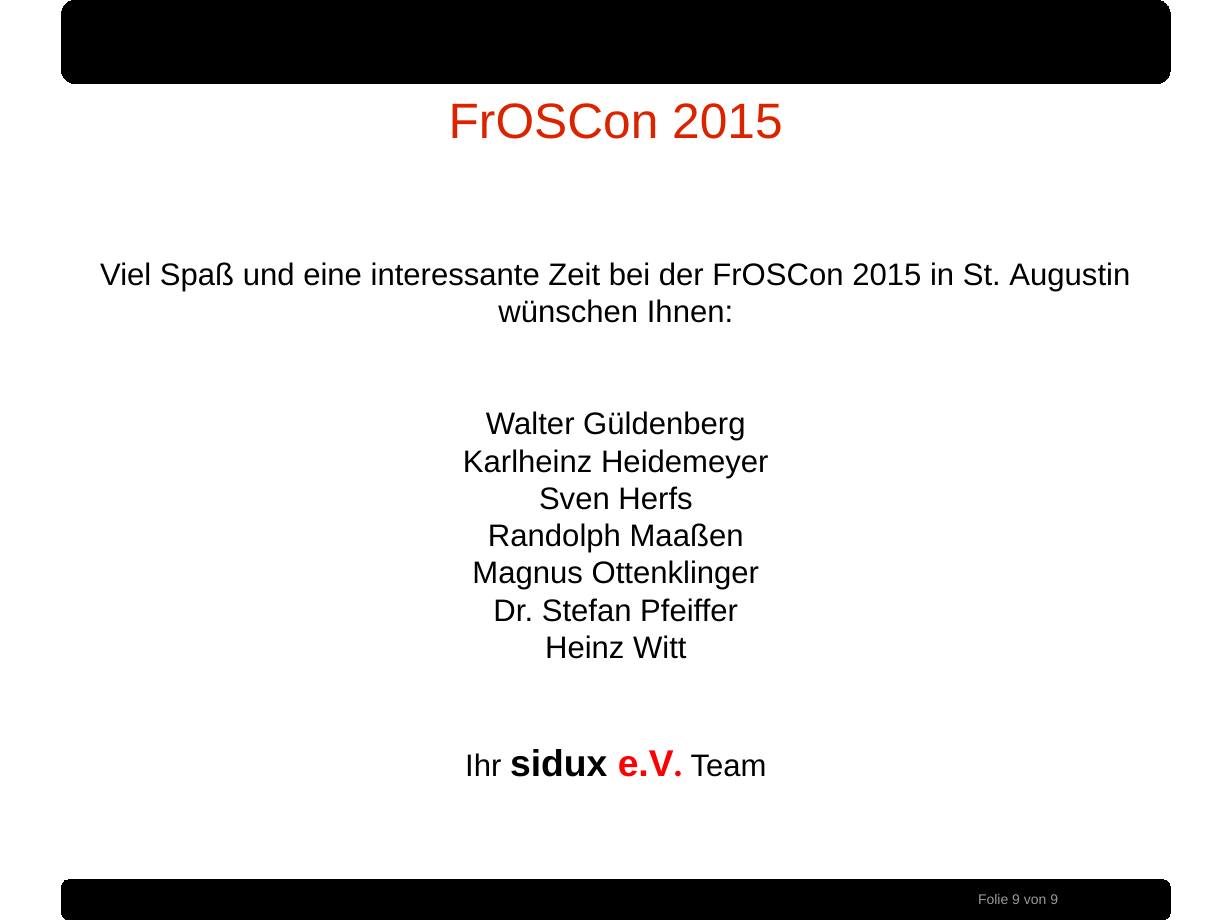
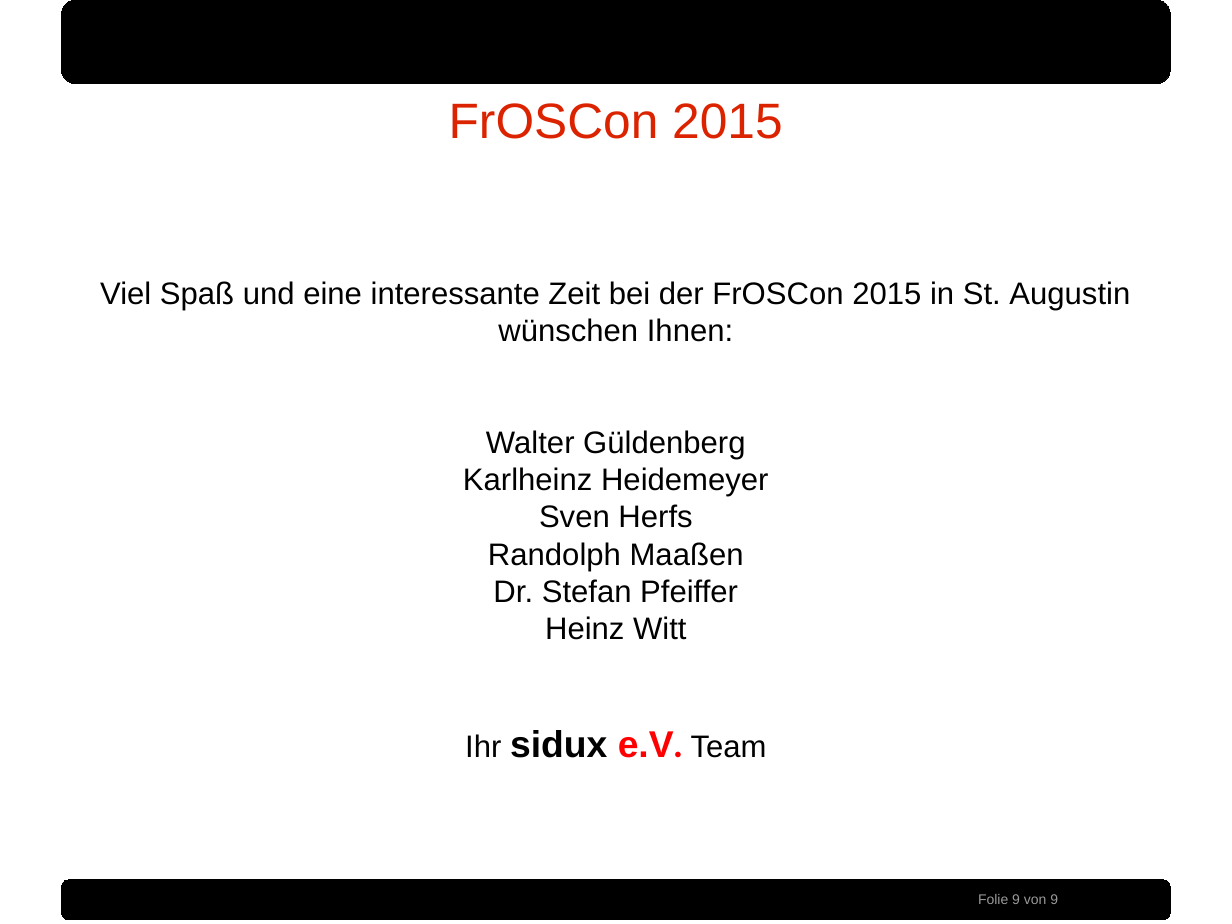
Before and after one commit to sidux-ev/praesentation, a slide deck: slide 9 of bin/froscon2015.odp. Drawn at 1232x924 pixels with LibreOffice and Linux fonts; fonts in the diff are those of the drawing; background and template pictures are left out. Boxes give left, top, right and bottom in pixels: in the first picture for what was removed or moved away, otherwise in the second. Text is boxed around its words. In the diff, an @@ line names an element or a change of style, - is before the commit and + after.

Commit message:
Del Magnus from booth-people list. Convert odp 2 txt.

```diff
--- a/bin/froscon2015.odp
+++ b/bin/froscon2015.odp
@@ text at [472, 560, 759, 590]: paragraph removed @@
-Magnus Ottenklinger
```
Also in this commit, not shown: 2 other files.
